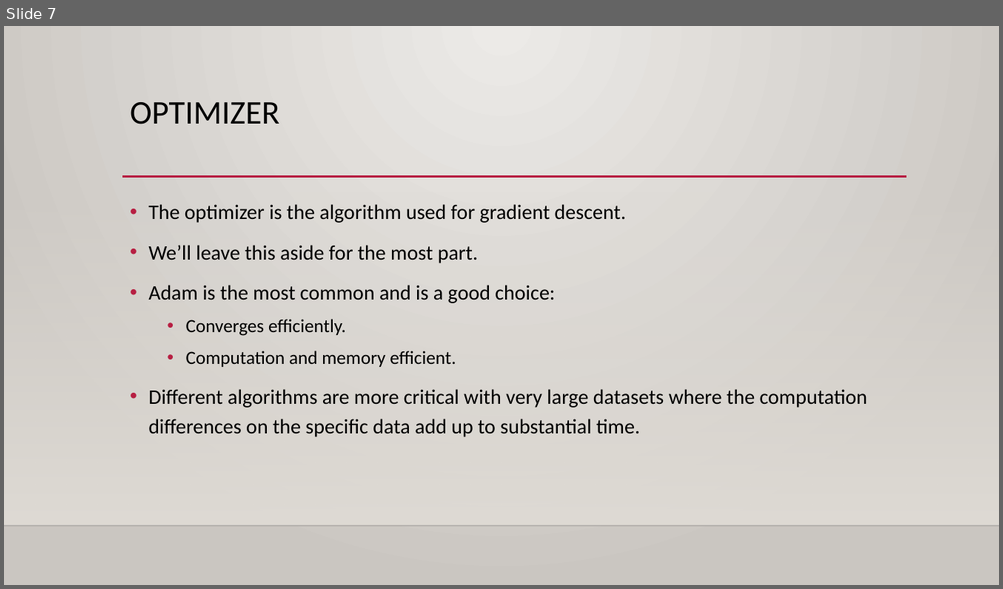
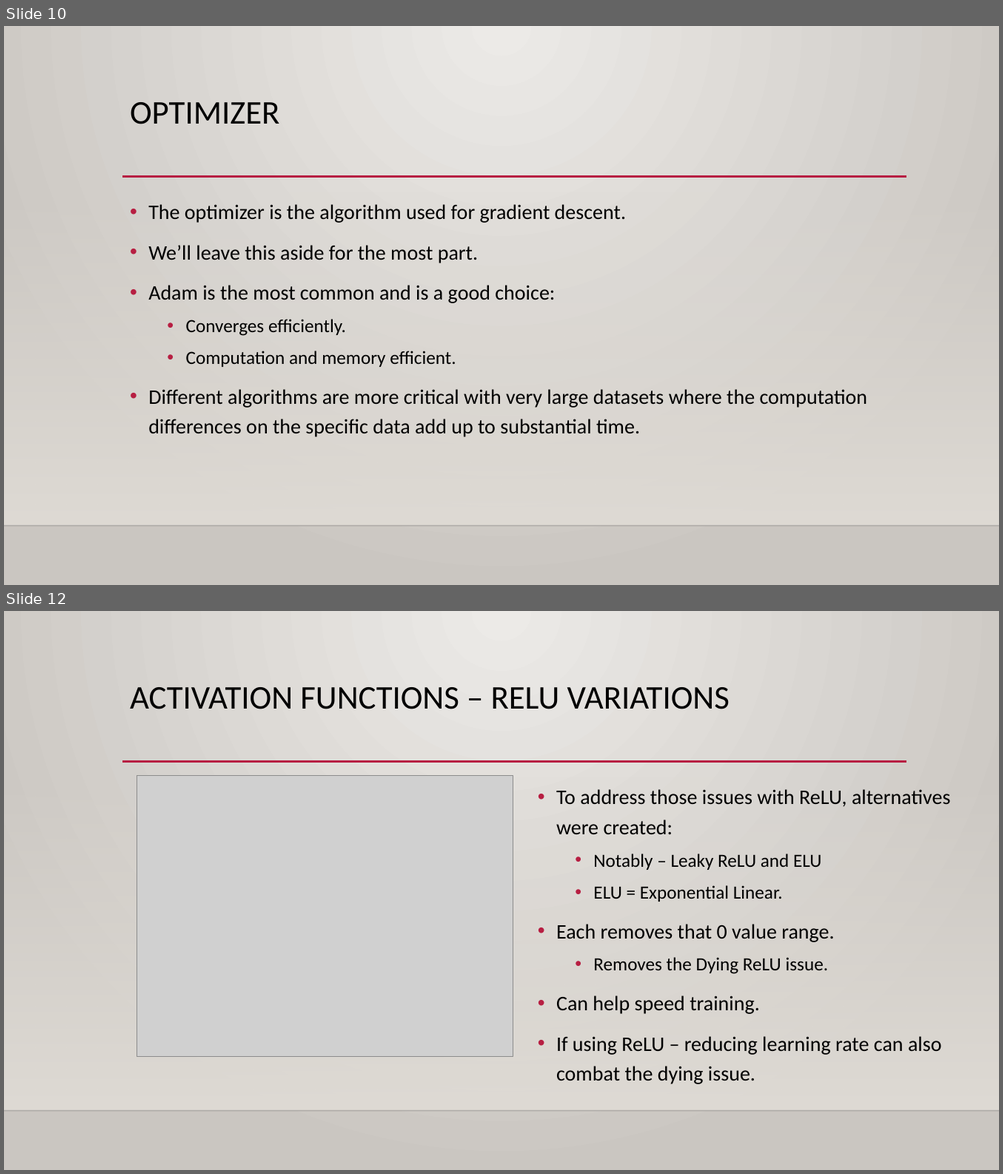
Before and after one commit to allyryry/3950_Workbooks, a slide deck: reference_content/Slides/tensorflow_optimization.pptx. Shown one above the other, each under a label of ours: slide 7 before the commit, slides 10 and 12 after it; the slides between them are not shown. The pictures are 1003x589 and 1003x1174 pixels, drawn with LibreOffice and Linux fonts; fonts in the diff are those of the drawing; grey boxes stand for pictures; background and template pictures are left out. Boxes give left, top, right and bottom in pixels: in the first picture for what was removed or moved away, otherwise in the second. Text is boxed around its words. In the diff, an @@ line names an element or a change of style, - is before the commit and + after.

```diff
--- a/reference_content/Slides/tensorflow_optimization.pptx
+++ b/reference_content/Slides/tensorflow_optimization.pptx
@@ slide 12 added at <box>4,611,999,1170</box>, background gradient #ECEAE7 to #CAC7C1; not listed: 3 template elements that a slide beside it also shows @@
@@ title added at <box>130,687,729,709</box>, 32 pt, text #000000 @@
+ACTIVATION FUNCTIONS – RELU VARIATIONS
@@ picture added at <box>136,775,513,1056</box> @@
@@ text added at <box>556,789,950,1085</box>, 20 pt, text #000000 @@
+• To address those issues with ReLU, alternatives were created:
+  • Notably – Leaky ReLU and ELU
+  • ELU = Exponential Linear.
+• Each removes that 0 value range.
+  • Removes the Dying ReLU issue.
+• Can help speed training.
+• If using ReLU – reducing learning rate can also combat the dying issue.
@@ what was slide 7 is now slide 10 @@
```
Also in this commit, not shown: 4 slides changed, 6 other slides added, 7 other files.
